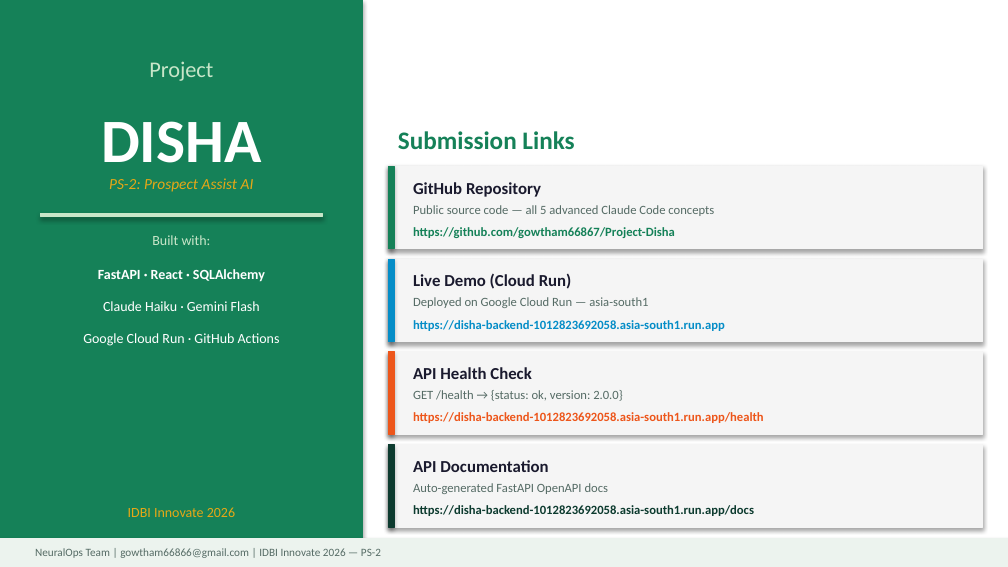
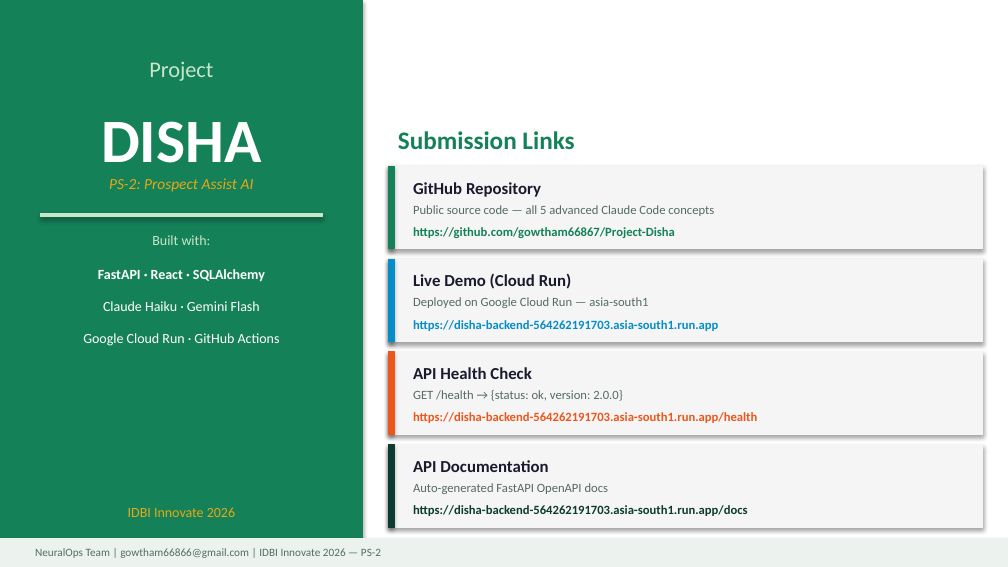
Before and after one commit to gowtham66867/Project-Disha, a slide deck: slide 13 of Project_Disha_IDBI_Innovate_2026.pptx. Drawn at 1008x567 pixels with LibreOffice and Linux fonts; fonts in the diff are those of the drawing. Boxes give left, top, right and bottom in pixels: in the first picture for what was removed or moved away, otherwise in the second. Text is boxed around its words. In the diff, an @@ line names an element or a change of style, - is before the commit and + after.

```diff
--- a/Project_Disha_IDBI_Innovate_2026.pptx
+++ b/Project_Disha_IDBI_Innovate_2026.pptx
@@ text at box(413, 320, 718, 331): text changed @@
-https://disha-backend-1012823692058.asia-south1.run.app
+https://disha-backend-564262191703.asia-south1.run.app
@@ text at box(413, 412, 757, 423): text changed @@
-https://disha-backend-1012823692058.asia-south1.run.app/health
+https://disha-backend-564262191703.asia-south1.run.app/health
@@ text at box(413, 505, 748, 516): text changed @@
-https://disha-backend-1012823692058.asia-south1.run.app/docs
+https://disha-backend-564262191703.asia-south1.run.app/docs
```
Also in this commit, not shown: 1 other file.
